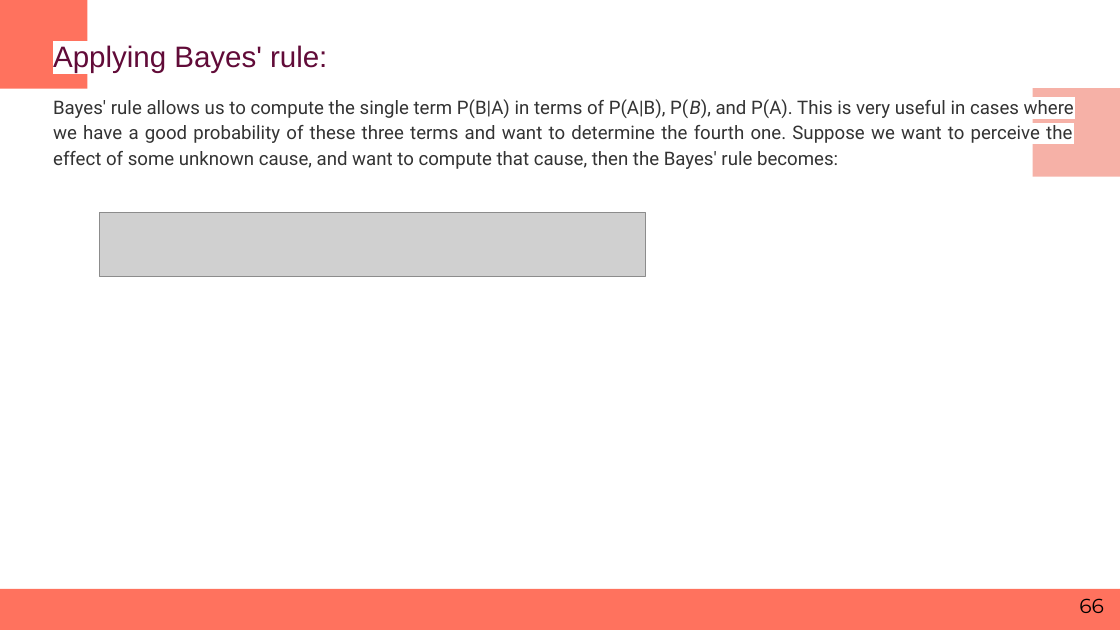
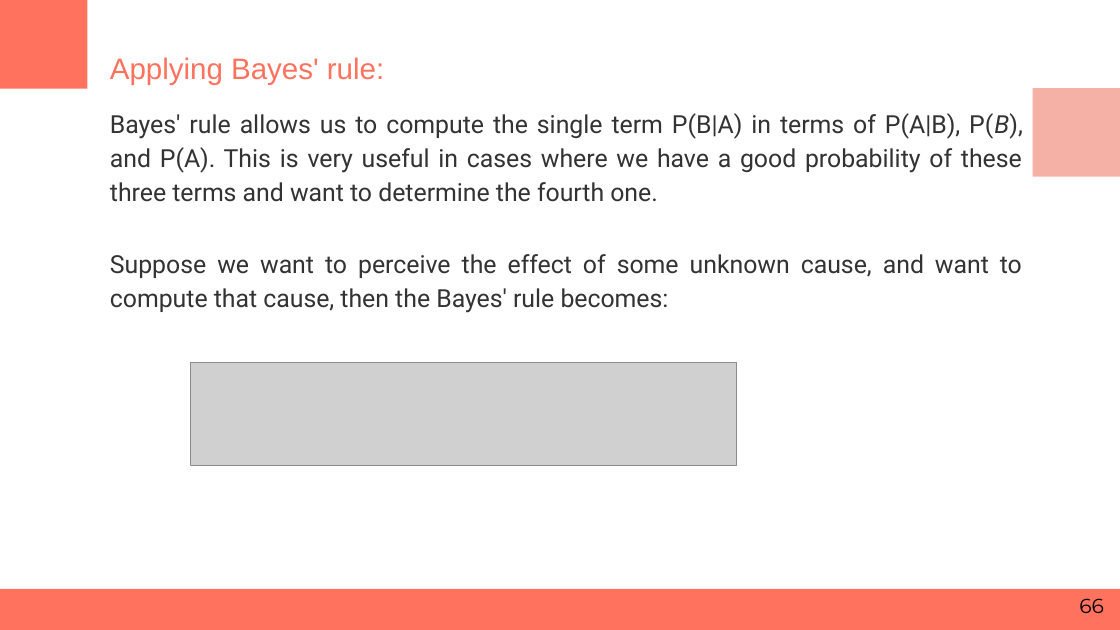
Before and after one commit to RashmivernekarN/ai_with_python_keonics, a slide deck: slide 66 of Module3/Business Statistics.pptx. Drawn at 1120x630 pixels with LibreOffice and Linux fonts; fonts in the diff are those of the drawing; grey boxes stand for pictures. Boxes give left, top, right and bottom in pixels: in the first picture for what was removed or moved away, otherwise in the second. Text is boxed around its words. In the diff, an @@ line names an element or a change of style, - is before the commit and + after.

```diff
--- a/Module3/Business Statistics.pptx
+++ b/Module3/Business Statistics.pptx
@@ text "Applying Bayes' rule:": place and size @@
-text "Applying Bayes' rule:" at (53,45,1074,169)
+text "Applying Bayes' rule:" at (110,57,1023,313)
@@ text at (110,57,384,85): text colour #610B38 to #FF725E in "Applying Bayes' rule:" @@
@@ text at (110,113,1023,313): text changed; size 12 to 16 pt @@
-Bayes' rule allows us to compute the single term P(B|A) in terms of P(A|B), P(B), and P(A). This is very useful in cases where we have a good probability of these three terms and want to determine the fourth one. Suppose we want to perceive the effect of some unknown cause, and want to compute that cause, then the Bayes' rule becomes:
+Bayes' rule allows us to compute the single term P(B|A) in terms of P(A|B), P(B), and P(A). This is very useful in cases where we have a good probability of these three terms and want to determine the fourth one.
+Suppose we want to perceive the effect of some unknown cause, and want to compute that cause, then the Bayes' rule becomes:
@@ picture: place and size @@
-picture at (100,212,646,276)
+picture at (190,363,737,466)
```
Also in this commit, not shown: 62 other slides changed, 4 other files.
